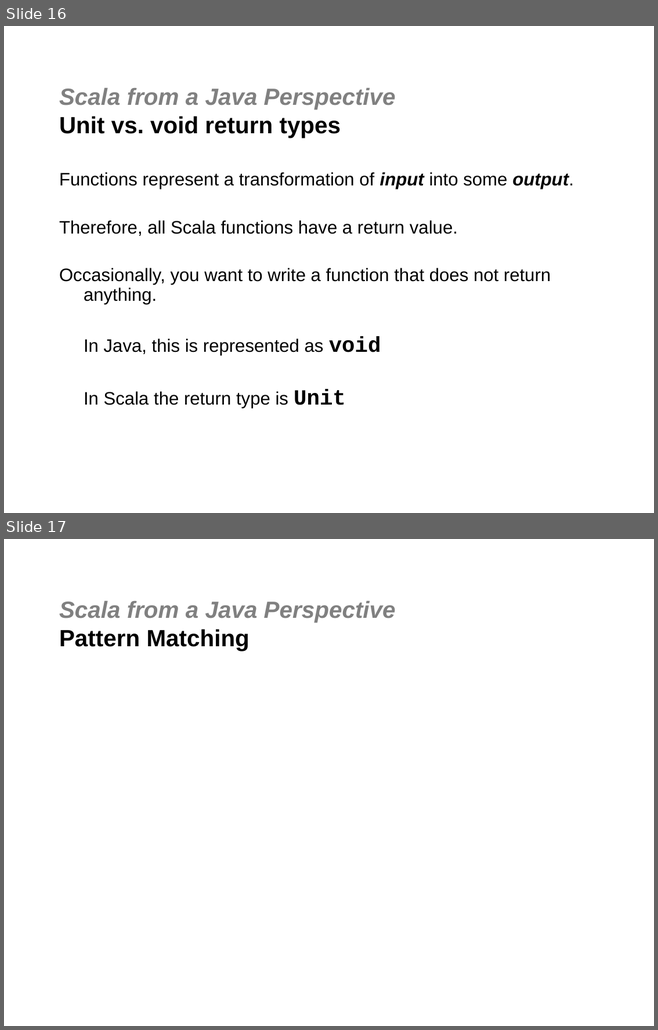
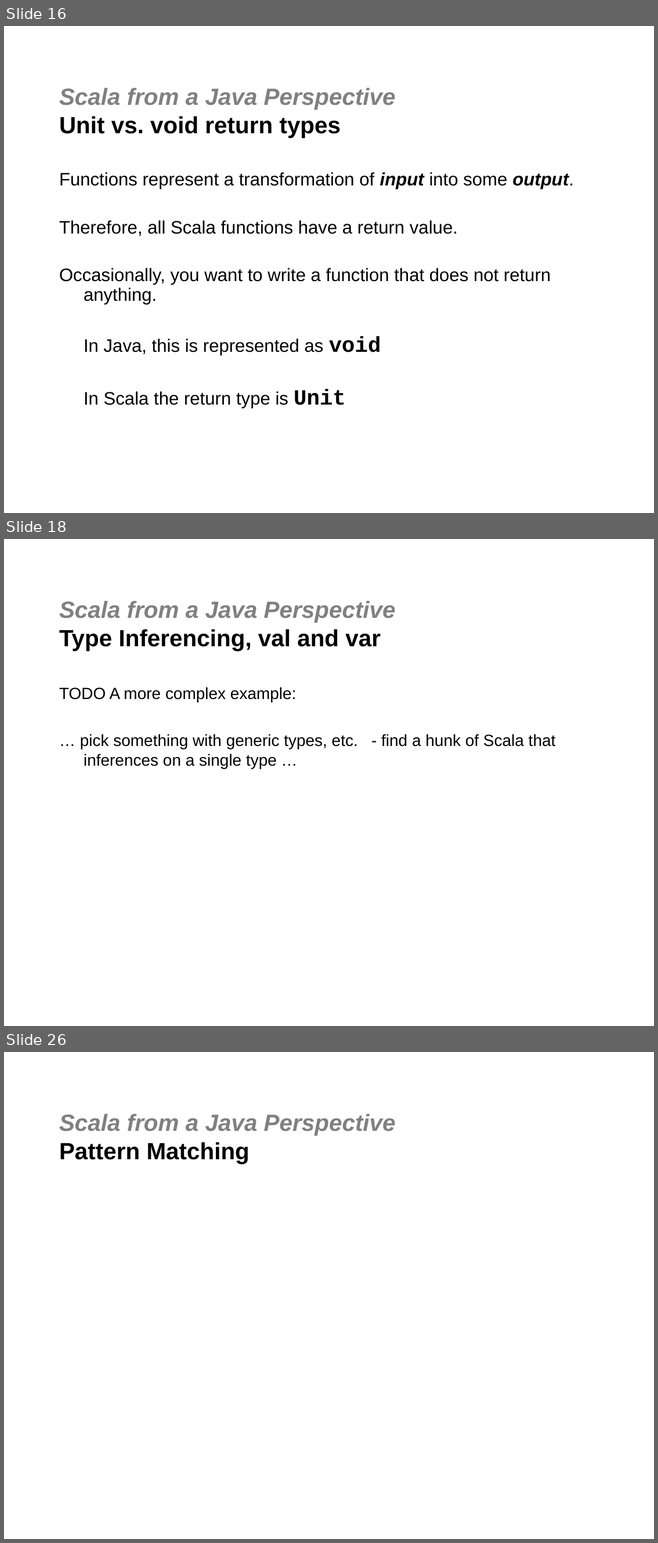
Before and after one commit to jgoodsen/agile2010, a slide deck: 03-scala.ppt. Shown one above the other, each under a label of ours: slides 16 and 17 before the commit, slides 16, 18 and 26 after it; the slides between them are not shown. The pictures are 658x1030 and 658x1543 pixels, drawn with LibreOffice and Linux fonts; fonts in the diff are those of the drawing; background and template pictures are left out. Boxes give left, top, right and bottom in pixels: in the first picture for what was removed or moved away, otherwise in the second. Text is boxed around its words. In the diff, an @@ line names an element or a change of style, - is before the commit and + after.

```diff
--- a/03-scala.ppt
+++ b/03-scala.ppt
@@ slide 18 added at bbox=[4, 539, 654, 1026], background #FFFFFF @@
@@ title added at bbox=[59, 601, 396, 650], 26 pt, text #808080, bold, italic @@
+Scala from a Java Perspective
+Type Inferencing, val and var
@@ text added at bbox=[59, 687, 556, 769], 18 pt, text #000000 @@
+TODO A more complex example:
+… pick something with generic types, etc. - find a hunk of Scala that inferences on a single type …
@@ what was slide 17 is now slide 26 @@
```
Also in this commit, not shown: 7 slides changed, 9 other slides added, 11 other files.
